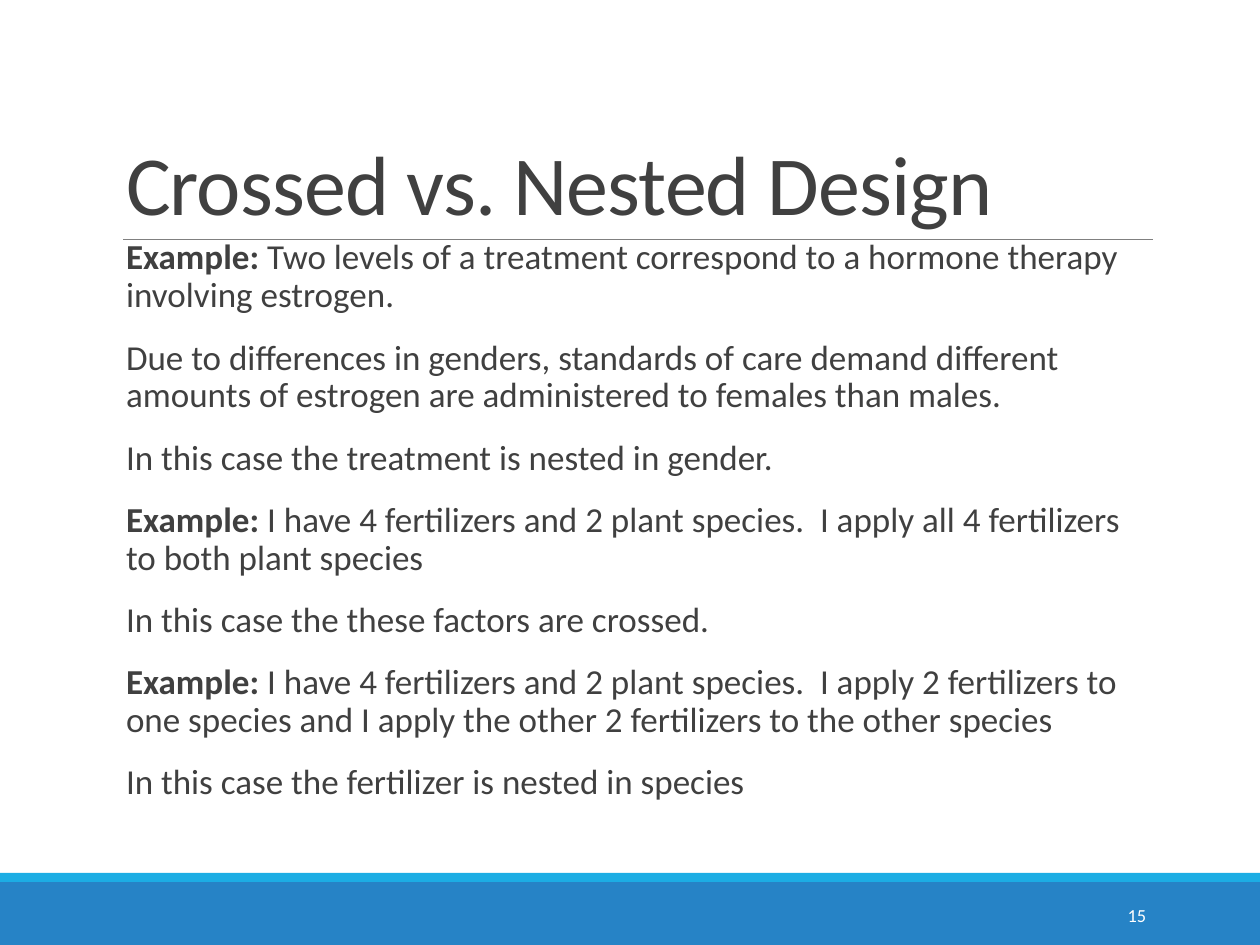
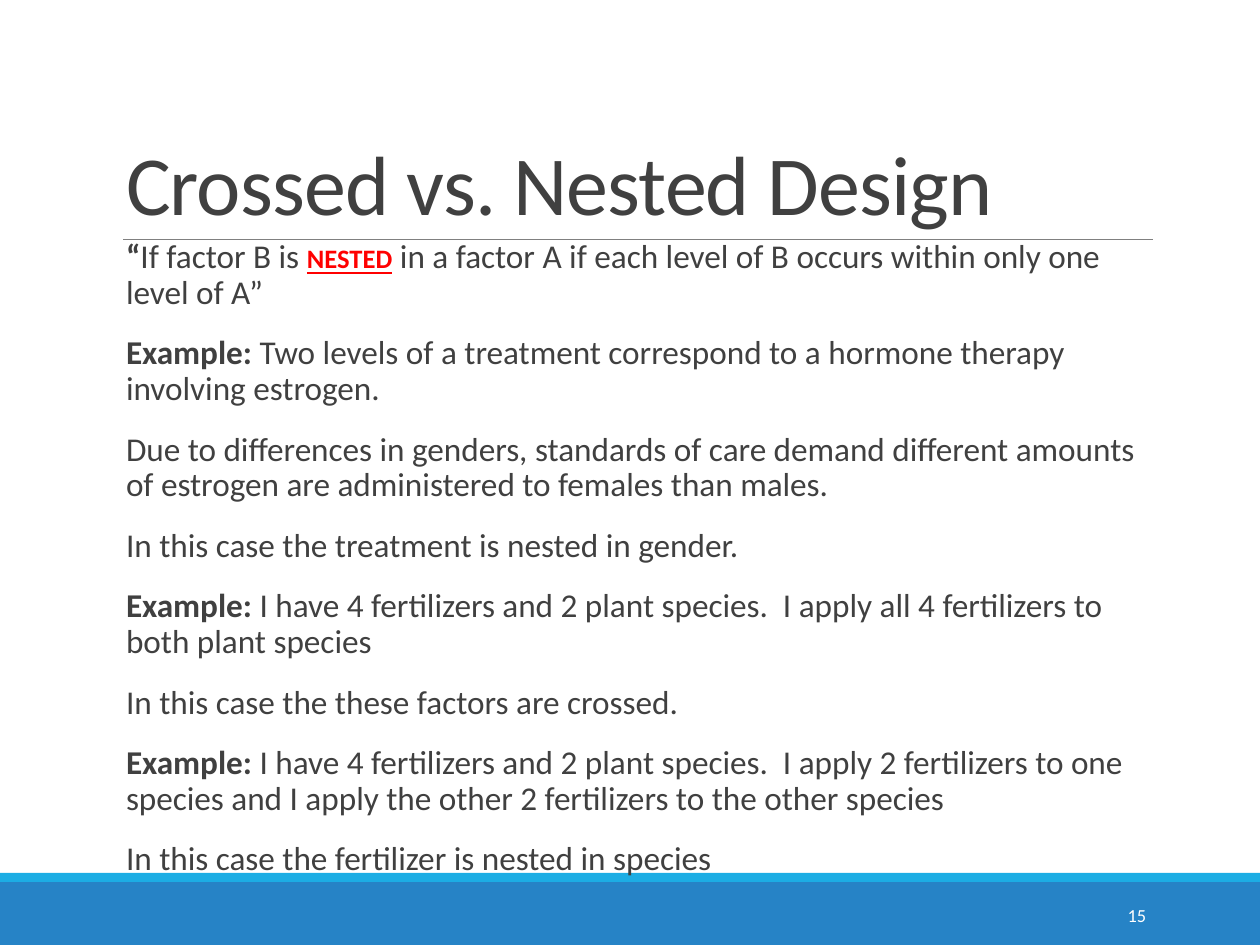
Before and after one commit to STAT6302/lectures, a slide deck: slide 15 of multiWayANOVA/13a_multiwayAnovaDarren.pptx. Drawn at 1260x945 pixels with LibreOffice and Linux fonts; fonts in the diff are those of the drawing. Boxes give left, top, right and bottom in pixels: in the first picture for what was removed or moved away, otherwise in the second. Text is boxed around its words. In the diff, an @@ line names an element or a change of style, - is before the commit and + after.

```diff
--- a/multiWayANOVA/13a_multiwayAnovaDarren.pptx
+++ b/multiWayANOVA/13a_multiwayAnovaDarren.pptx
@@ text at box(126, 243, 1099, 304): paragraph added @@
+  “If factor B is nested in a factor A if each level of B occurs within only one level of A”
@@ text at box(126, 340, 1135, 879): size 20 to 19 pt in "Example: Two levels of a treatment correspond ...", "Due to differences in genders, standards of ...", "In this case the treatment is nested ...", "Example: I have 4 fertilizers and 2 ..." and 3 more places @@
```
Also in this commit, not shown: 3 other slides changed, 3 other files.
